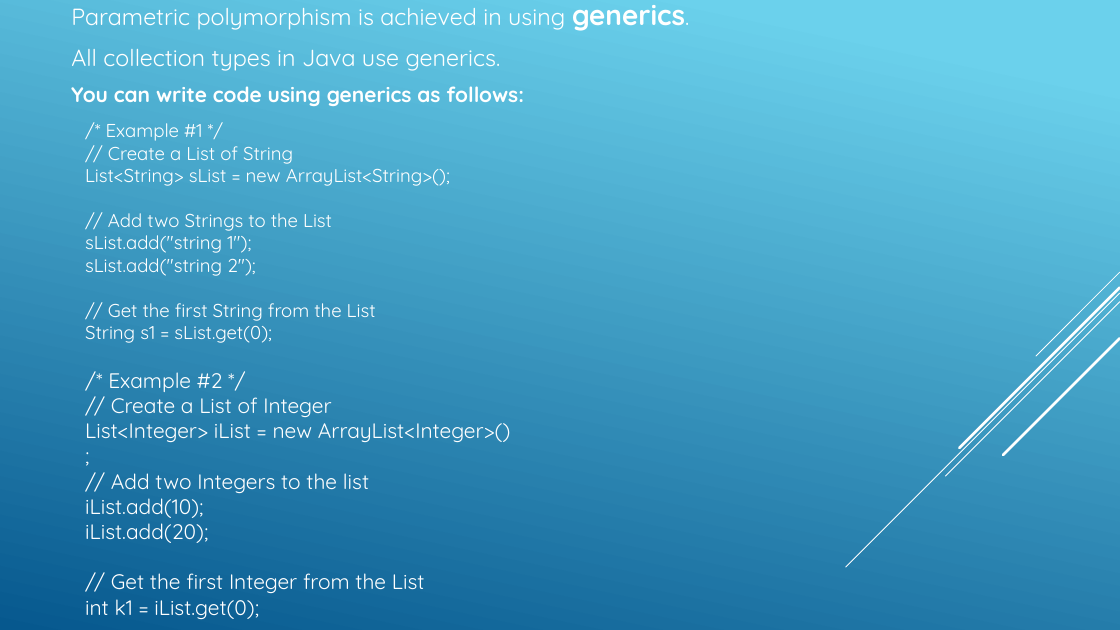
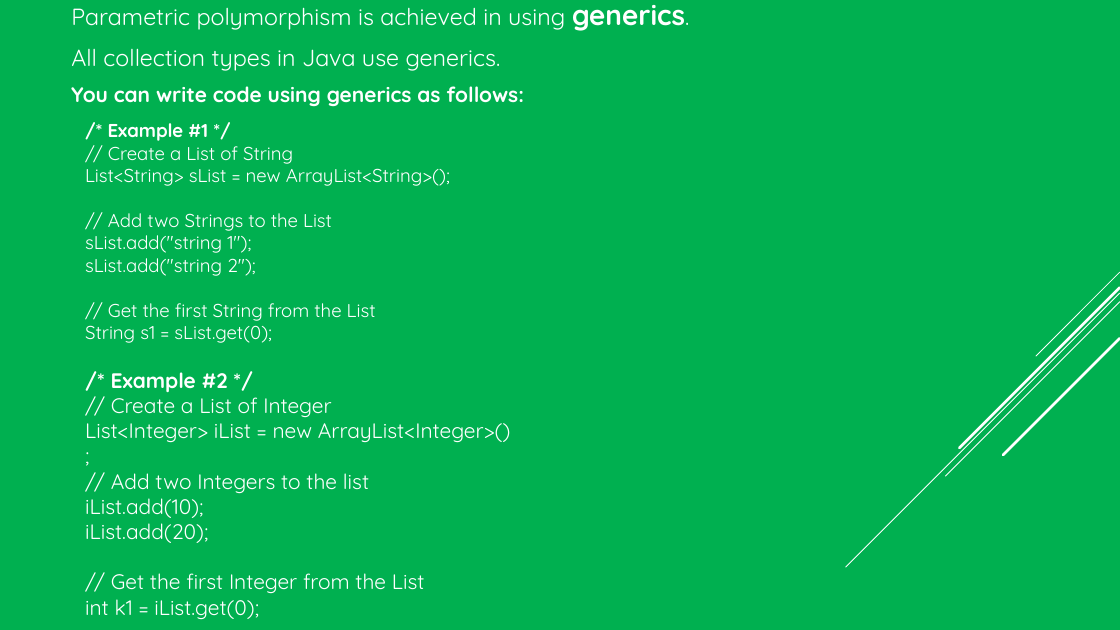
Before and after one commit to VeerababuK/Core-Java, a slide deck: slide 60 of Core java.pptx (slide 28 before the commit). Drawn at 1120x630 pixels with LibreOffice and Linux fonts; fonts in the diff are those of the drawing. Boxes give left, top, right and bottom in pixels: in the first picture for what was removed or moved away, otherwise in the second. Text is boxed around its words. In the diff, an @@ line names an element or a change of style, - is before the commit and + after.

```diff
--- a/Core java.pptx
+++ b/Core java.pptx
@@ background gradient #6ED2EB to #06588E to #00B050 @@
@@ text at bbox=[108, 123, 208, 141]: bold on in "/* Example #1 */" @@
@@ text at bbox=[111, 372, 228, 392]: bold on in "/* Example #2 */" @@
```
Also in this commit, not shown: 32 other slides changed, 27 slides added.
